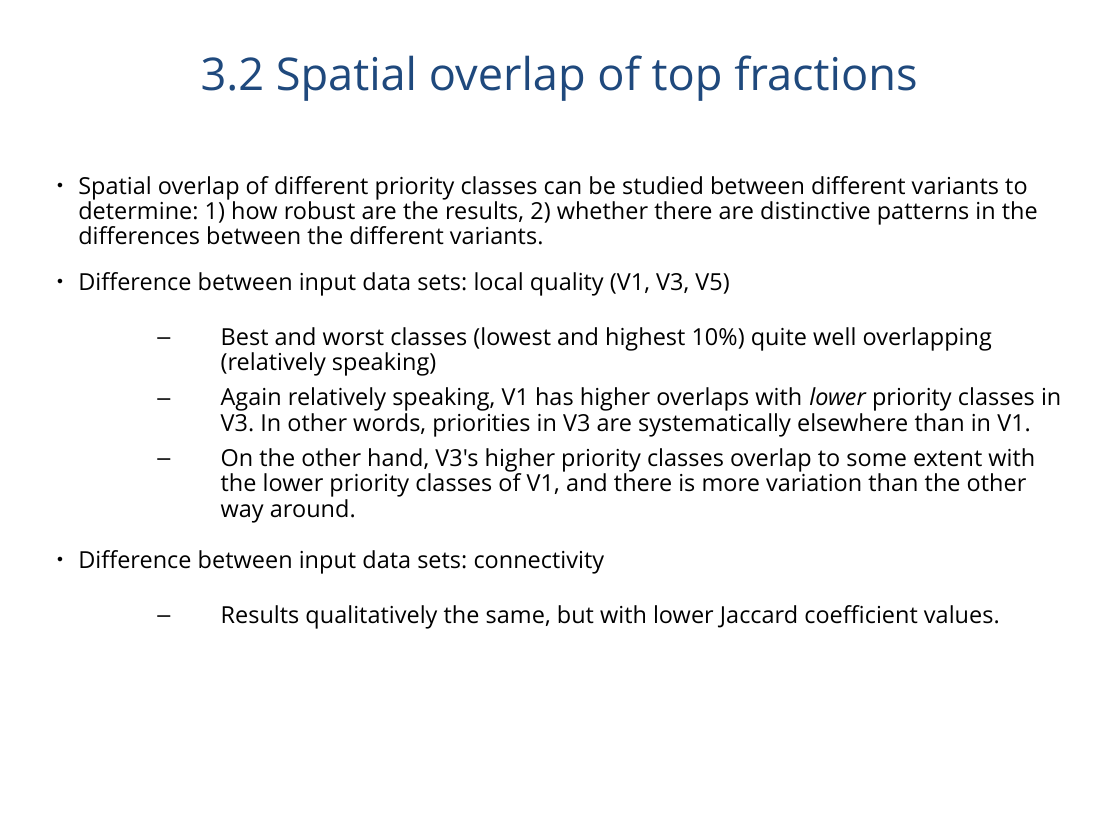
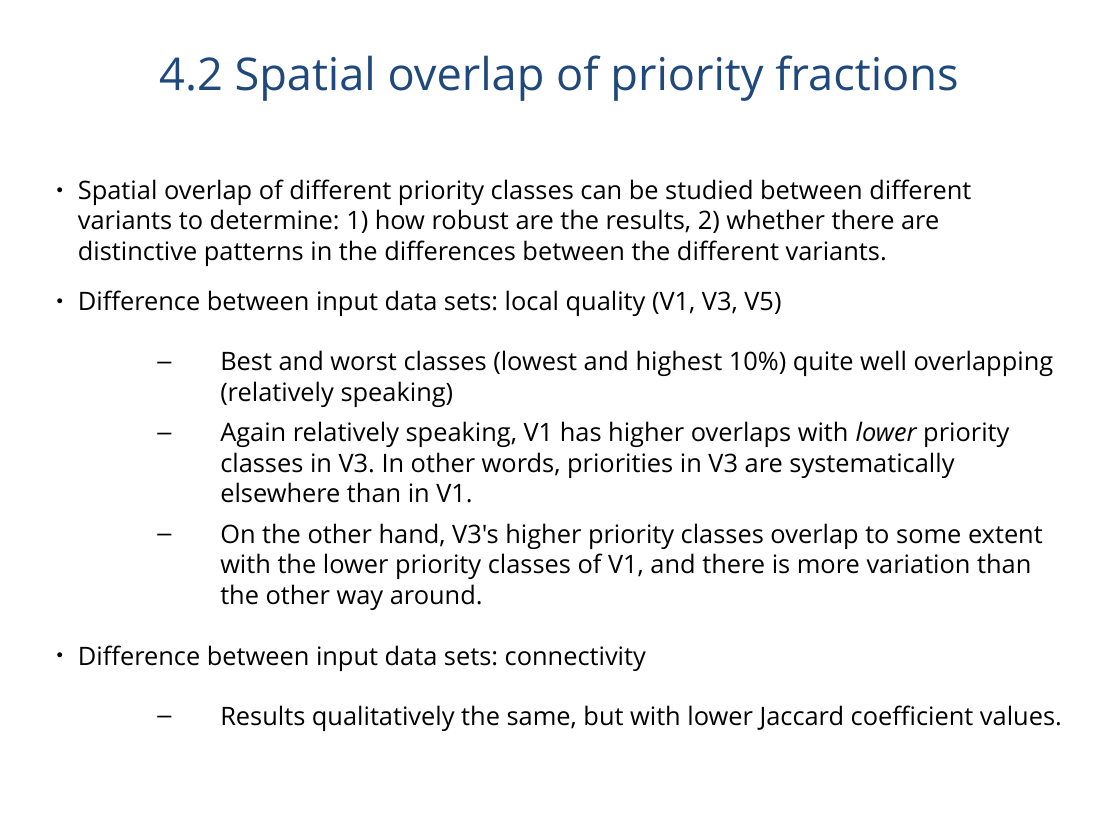
Before and after one commit to jlehtoma/validityms, a slide deck: slide 29 of reports/validity_ms_outline.ppt (slide 27 before the commit). Drawn at 1120x840 pixels with LibreOffice and Linux fonts; fonts in the diff are those of the drawing. Boxes give left, top, right and bottom in pixels: in the first picture for what was removed or moved away, otherwise in the second. Text is boxed around its words. In the diff, an @@ line names an element or a change of style, - is before the commit and + after.

```diff
--- a/reports/validity_ms_outline.ppt
+++ b/reports/validity_ms_outline.ppt
@@ title at <box>159,55,958,101</box>: text changed @@
-3.2 Spatial overlap of top fractions
+4.2 Spatial overlap of priority fractions
@@ text "Spatial overlap of different priority ..." at <box>78,179,1062,731</box>: size 16.6 to 18 pt; line spacing 0.9 to 1 @@
```
Also in this commit, not shown: 18 other slides changed, 2 slides added, 1 other file.
